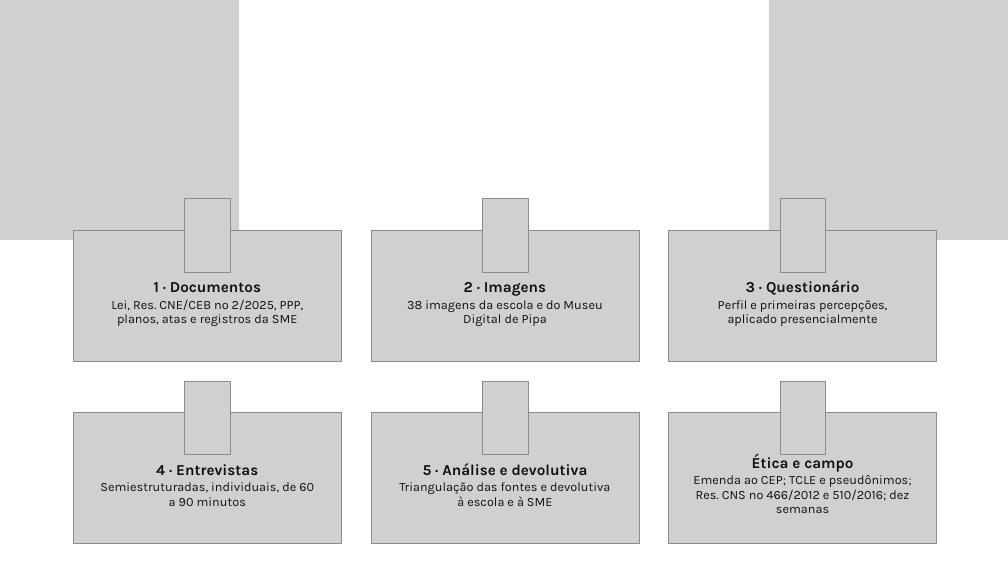
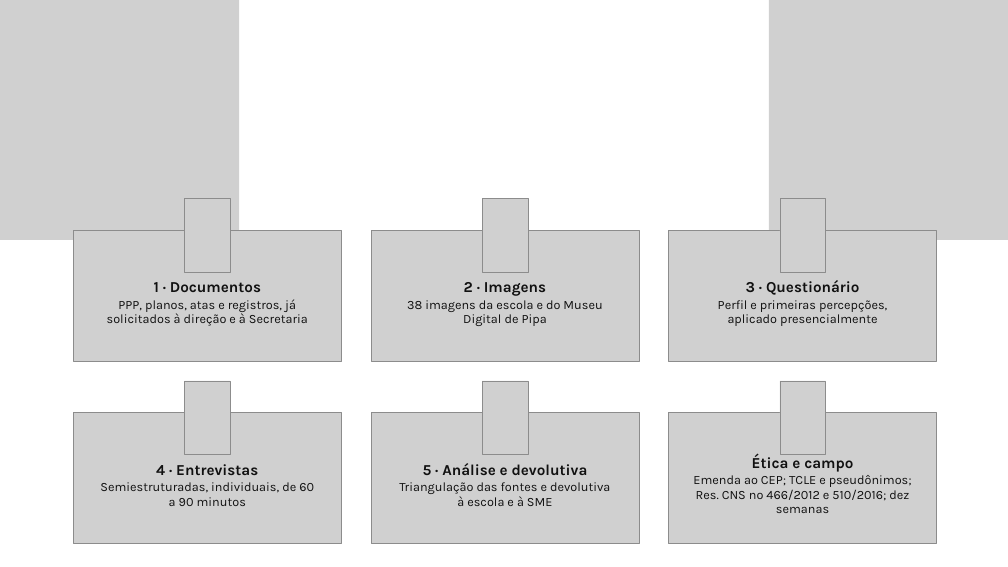
Before and after one commit to yzynya-beep/Tese, a slide deck: slide 18 of apresentacao_qualificacao/Qualificacao_PNED_Pipa.pptx. Drawn at 1008x567 pixels with LibreOffice and Linux fonts; fonts in the diff are those of the drawing; grey boxes stand for pictures; background and template pictures are left out. Boxes give left, top, right and bottom in pixels: in the first picture for what was removed or moved away, otherwise in the second. Text is boxed around its words. In the diff, an @@ line names an element or a change of style, - is before the commit and + after.

```diff
--- a/apresentacao_qualificacao/Qualificacao_PNED_Pipa.pptx
+++ b/apresentacao_qualificacao/Qualificacao_PNED_Pipa.pptx
@@ text at [107,299,308,326]: text changed @@
-Lei, Res. CNE/CEB nº 2/2025, PPP, planos, atas e registros da SME
+PPP, planos, atas e registros, já solicitados à direção e à Secretaria
```
Also in this commit, not shown: 1 other slide changed, 3 other files.
